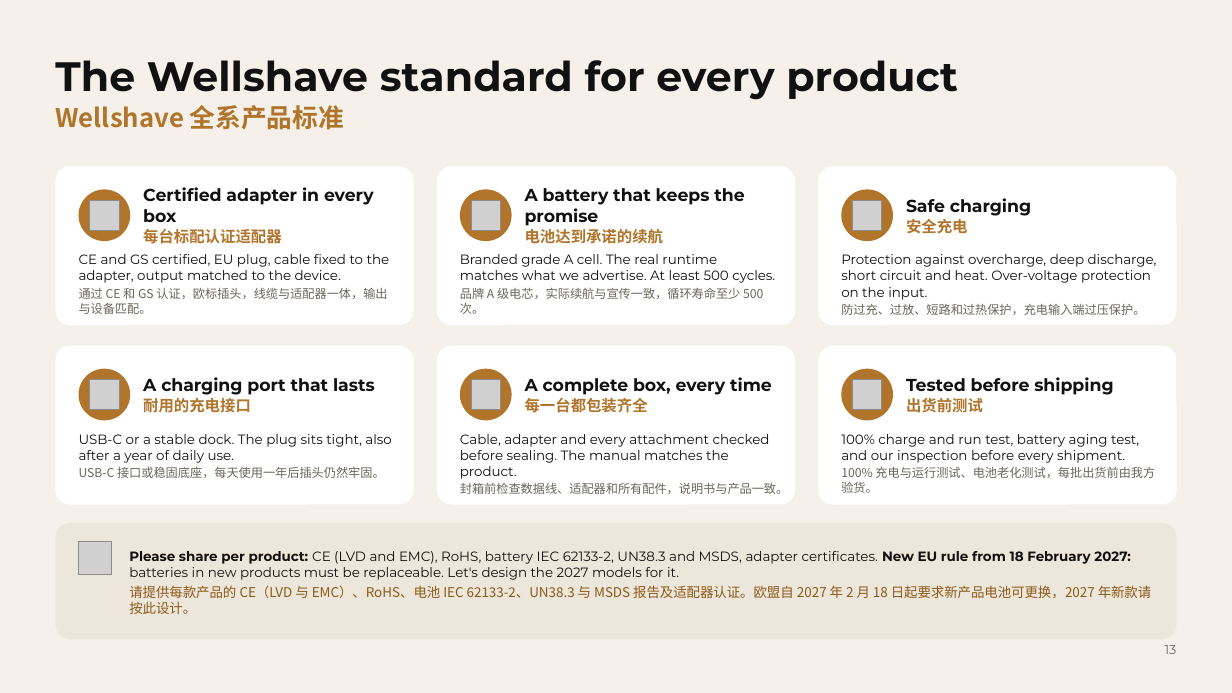
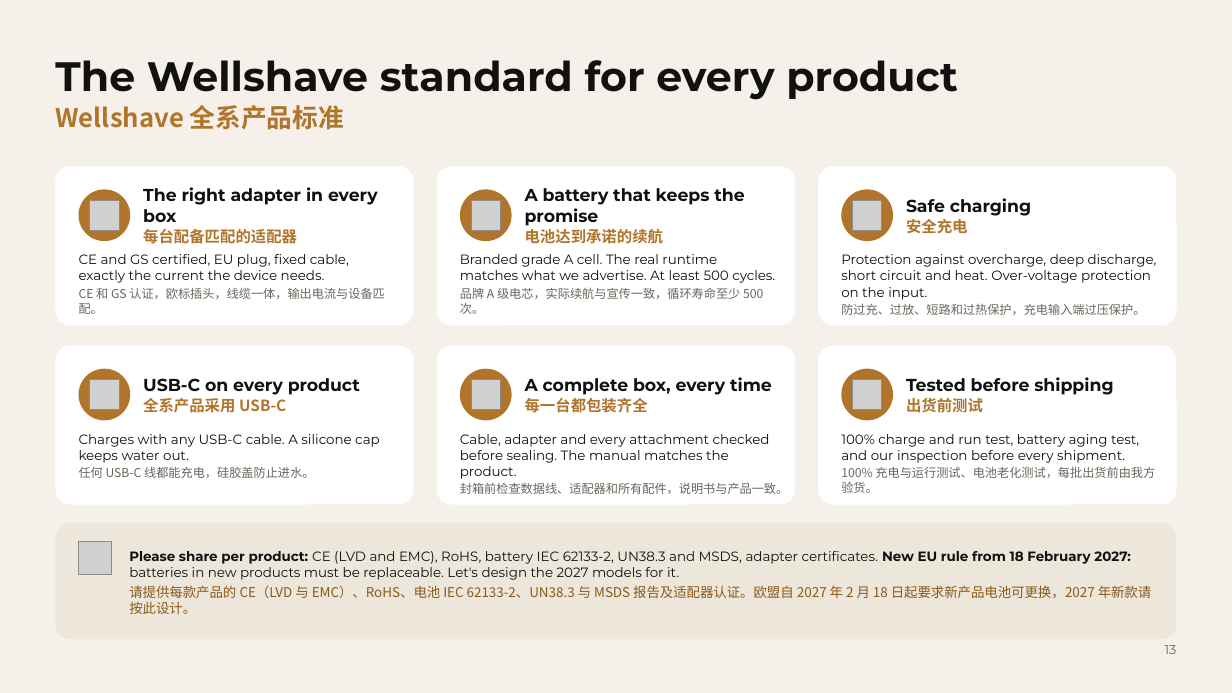
Before and after one commit to Wellshave/design, a slide deck: slide 13 of presentaties/fabrieksbezoek-china-2026/uitvoer/Wellshave_Factory_Visit_GlobalBestWay-Fanke.pptx. Drawn at 1232x693 pixels with LibreOffice and Linux fonts; fonts in the diff are those of the drawing; grey boxes stand for pictures; background and template pictures are left out. Boxes give left, top, right and bottom in pixels: in the first picture for what was removed or moved away, otherwise in the second. Text is boxed around its words. In the diff, an @@ line names an element or a change of style, - is before the commit and + after.

```diff
--- a/presentaties/fabrieksbezoek-china-2026/uitvoer/Wellshave_Factory_Visit_GlobalBestWay-Fanke.pptx
+++ b/presentaties/fabrieksbezoek-china-2026/uitvoer/Wellshave_Factory_Visit_GlobalBestWay-Fanke.pptx
@@ text at bbox=[143, 187, 378, 244]: text changed @@
-Certified adapter in every box
-每台标配认证适配器
+The right adapter in every box
+每台配备匹配的适配器
@@ text at bbox=[79, 254, 384, 314]: text changed @@
-CE and GS certified, EU plug, cable fixed to the adapter, output matched to the device.
-通过 CE 和 GS 认证，欧标插头，线缆与适配器一体，输出与设备匹配。
+CE and GS certified, EU plug, fixed cable, exactly the current the device needs.
+CE 和 GS 认证，欧标插头，线缆一体，输出电流与设备匹配。
@@ text at bbox=[143, 378, 360, 413]: text changed @@
-A charging port that lasts
-耐用的充电接口
+USB-C on every product
+全系产品采用 USB-C
@@ text at bbox=[79, 434, 380, 478]: text changed @@
-USB-C or a stable dock. The plug sits tight, also after a year of daily use.
-USB-C 接口或稳固底座，每天使用一年后插头仍然牢固。
+Charges with any USB-C cable. A silicone cap keeps water out.
+任何 USB-C 线都能充电，硅胶盖防止进水。
```
Also in this commit, not shown: 4 other slides changed, 9 other files.
